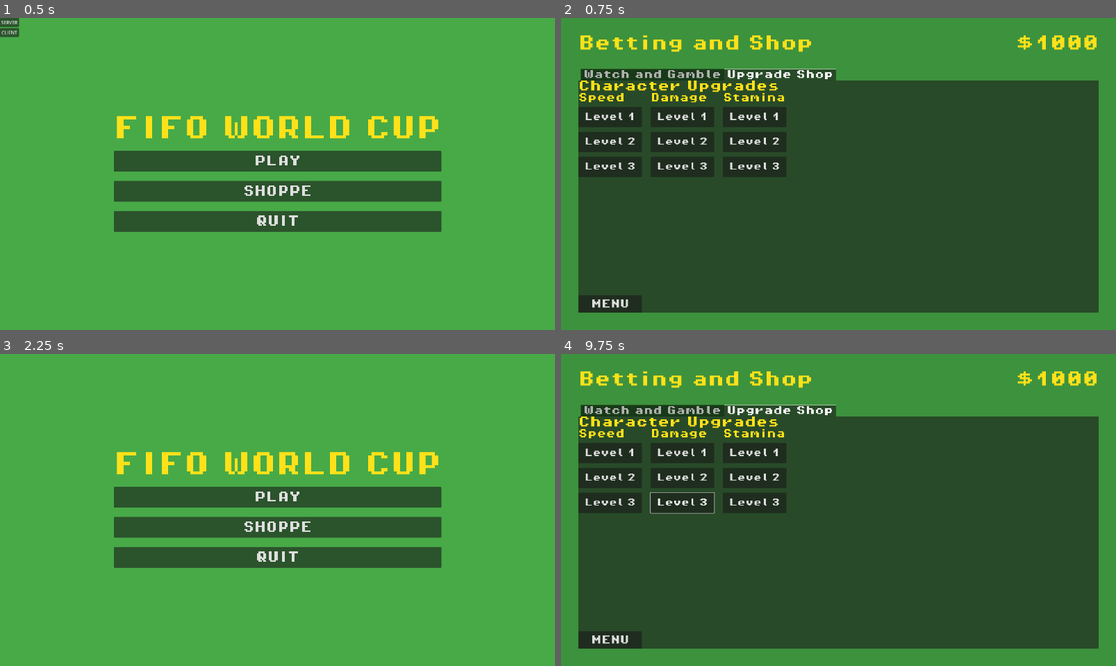
Above: before the commit, frames 1-4 (two rows, left to right).
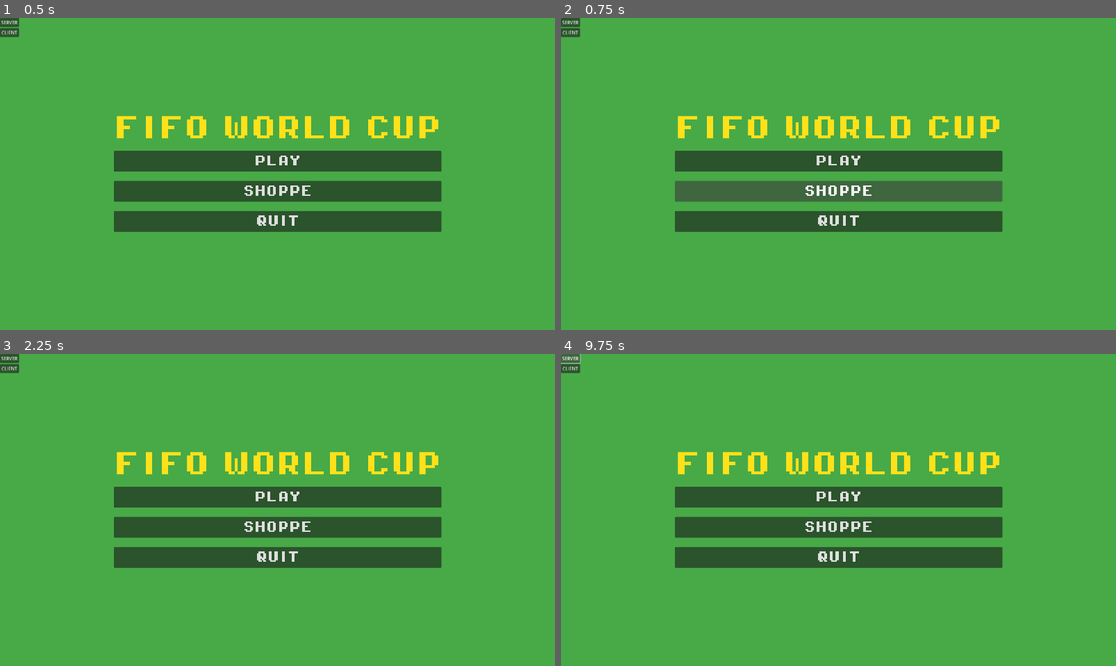
Above: after the commit, the same moments.

Repository: SeanK27/fifo-world-cup
Game: Godot game, scene res://scenes/multiplayer_example.tscn
Two runs of this game, one before a commit and one after it. Both use one fixed random seed, a clock stepped at 60 frames per second and the inputs below. The engine's default icon, where the game draws it, is replaced by a stand-in: a white triangle on a blue panel in a dark square.
Inputs (mouse positions are in pixels of both pictures, inside the frame that each line leads up to):
- Up to frame 1 (0.5 s): no input
- Up to frame 2 (0.75 s): click "SHOPPE" at 0.5 s
- Up to frame 3 (2.25 s): click "SHOPPE" at 1.25 s; click (49, 641) at 2 s, where only the run before the commit has a clickable "MENU"
- Up to frame 4 (9.75 s): click "SHOPPE" at 2.75 s; click "PLAY" at 3.5 s; click "PLAY" at 4.25 s; click (610, 453) at 5 s, where only the run before the commit has a clickable "Level 1"; click (610, 453) at 5.75 s, where only the run before the commit has a clickable "Level 1"; click (610, 478) at 6.5 s, where only the run before the commit has a clickable "Level 2"; click (572, 369) at 7.25 s, where only the run after the commit has a clickable "CLIENT"; click (610, 503) at 8 s, where only the run before the commit has a clickable "Level 3"; click (572, 357) at 8.75 s, where only the run after the commit has a clickable "SERVER"; hold Right (move_right) from 9.53 s (still down)

Frame 1 is identical in both runs. In frame 2, 66% of the frame differs, in the area x 0-97%, y 0-95%; in frame 3, 0.2%; in frame 4, 63%.

Commit message:
it not work

Diff:
--- a/scenes/betting.gd
+++ /dev/null
@@ -1,7 +0,0 @@
-extends Control
-
-func _ready() -> void:
-	$MenuButton.pressed.connect(_on_menu_pressed)
-
-func _on_menu_pressed() -> void:
-	get_tree().change_scene_to_file("res://scenes/main_menu.tscn")
--- a/scenes/betting.tscn
+++ b/scenes/betting.tscn
@@ -1,7 +1,7 @@
 [gd_scene format=3 uid="uid://dwk302bdyiikn"]
 
 [ext_resource type="FontFile" uid="uid://cub4mkwqgm8be" path="res://assets/fonts/PixelOperator8-Bold.ttf" id="1_bold"]
-[ext_resource type="Script" uid="uid://c0wit58pw14kd" path="res://scenes/betting.gd" id="2_script"]
+[ext_resource type="Script" uid="uid://c0wit58pw14kd" path="res://scripts/betting.gd" id="2_script"]
 
 [node name="BettingMenu" type="Control" unique_id=296294407]
 layout_mode = 3
--- a/scenes/main_menu.gd
+++ /dev/null
@@ -1,15 +0,0 @@
-extends Control
-
-func _ready() -> void:
-	$VBoxContainer/Button3.pressed.connect(_on_shoppe_pressed)
-	$VBoxContainer/Button4.pressed.connect(_on_quit_pressed)
-	$VBoxContainer/Button2.pressed.connect(_on_play_pressed)
-
-func _on_play_pressed() -> void:
-	get_tree().change_scene_to_file("res://scenes/soccer.tscn")
-
-func _on_shoppe_pressed() -> void:
-	get_tree().change_scene_to_file("res://scenes/betting.tscn")
-
-func _on_quit_pressed() -> void:
-	get_tree().quit()
--- a/scenes/main_menu.tscn
+++ b/scenes/main_menu.tscn
@@ -1,7 +1,7 @@
 [gd_scene format=3 uid="uid://dctoj7ufsfjtd"]
 
 [ext_resource type="FontFile" uid="uid://cub4mkwqgm8be" path="res://assets/fonts/PixelOperator8-Bold.ttf" id="1_bold"]
-[ext_resource type="Script" uid="uid://bs7d1fd3s6gif" path="res://scenes/main_menu.gd" id="2_script"]
+[ext_resource type="Script" uid="uid://bs7d1fd3s6gif" path="res://scripts/main_menu.gd" id="2_script"]
 
 [node name="Main Menu" type="Control" unique_id=1115933007]
 layout_mode = 3
--- a/scenes/multiplayer_example.tscn
+++ b/scenes/multiplayer_example.tscn
@@ -2,14 +2,12 @@
 
 [ext_resource type="PackedScene" uid="uid://otiw4dblwc21" path="res://scenes/multiplayer_ui.tscn" id="1_qow58"]
 [ext_resource type="Script" uid="uid://dyq43dqpycnbq" path="res://scripts/multiplayer_spawner.gd" id="2_7gwa3"]
-[ext_resource type="PackedScene" uid="uid://bke3hbr0bledc" path="res://scenes/network_player.tscn" id="3_7gwa3"]
 
 [node name="MultiplayerExample" type="Node2D" unique_id=1601443366]
 
 [node name="MultiplayerUI" parent="." unique_id=2043122905 instance=ExtResource("1_qow58")]
 
 [node name="MultiplayerSpawner" type="MultiplayerSpawner" parent="." unique_id=1779610741]
-_spawnable_scenes = PackedStringArray("uid://bke3hbr0bledc")
+_spawnable_scenes = PackedStringArray("uid://dui2kk0tcr4ub")
 spawn_path = NodePath("..")
 script = ExtResource("2_7gwa3")
-network_player = ExtResource("3_7gwa3")
--- a/scenes/network_player.tscn
+++ /dev/null
@@ -1,26 +0,0 @@
-[gd_scene format=3 uid="uid://bke3hbr0bledc"]
-
-[ext_resource type="Script" uid="uid://dmhauq1bhvaus" path="res://scripts/network_player.gd" id="1_5l5im"]
-[ext_resource type="Texture2D" uid="uid://hwxx4gwbeod5" path="res://icon.svg" id="2_dtrl1"]
-
-[sub_resource type="RectangleShape2D" id="RectangleShape2D_hc1dv"]
-size = Vector2(120, 120)
-
-[sub_resource type="SceneReplicationConfig" id="SceneReplicationConfig_rhx3x"]
-properties/0/path = NodePath(".:position")
-properties/0/spawn = true
-properties/0/replication_mode = 1
-
-[node name="NetworkPlayer" type="CharacterBody2D" unique_id=1765799224]
-script = ExtResource("1_5l5im")
-
-[node name="Icon" type="Sprite2D" parent="." unique_id=1844292113]
-position = Vector2(1, 1)
-texture = ExtResource("2_dtrl1")
-
-[node name="CollisionShape2D" type="CollisionShape2D" parent="." unique_id=275236532]
-position = Vector2(1, -1)
-shape = SubResource("RectangleShape2D_hc1dv")
-
-[node name="MultiplayerSynchronizer" type="MultiplayerSynchronizer" parent="." unique_id=208364364]
-replication_config = SubResource("SceneReplicationConfig_rhx3x")
Not shown, removed: scenes/betting.gd.uid
Not shown, removed: scenes/main_menu.gd.uid
